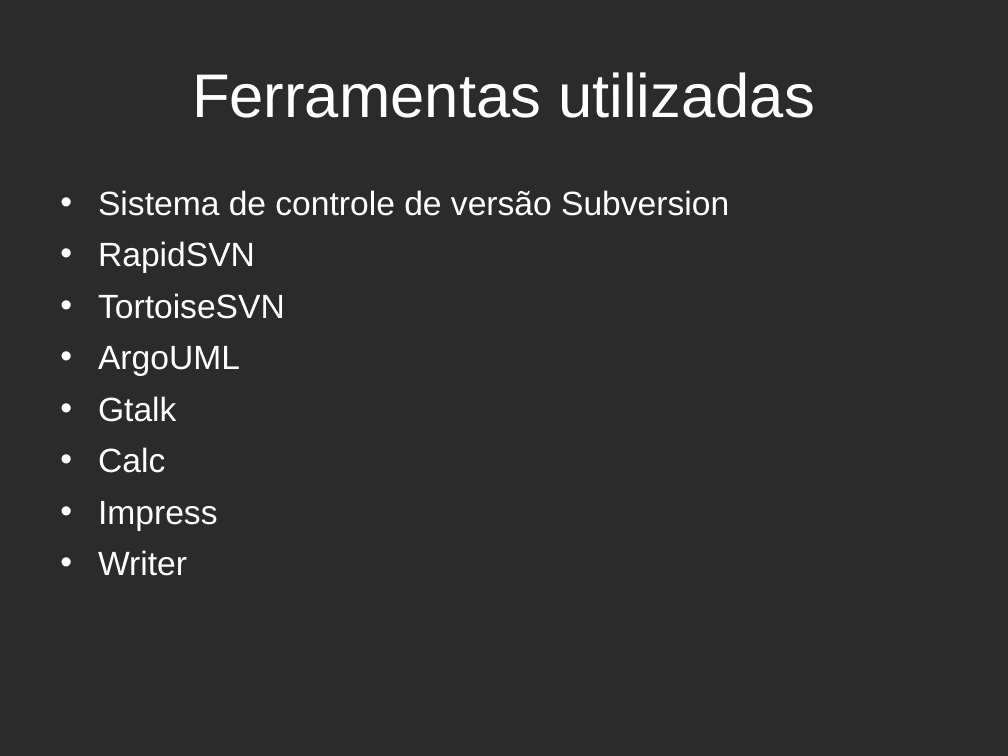
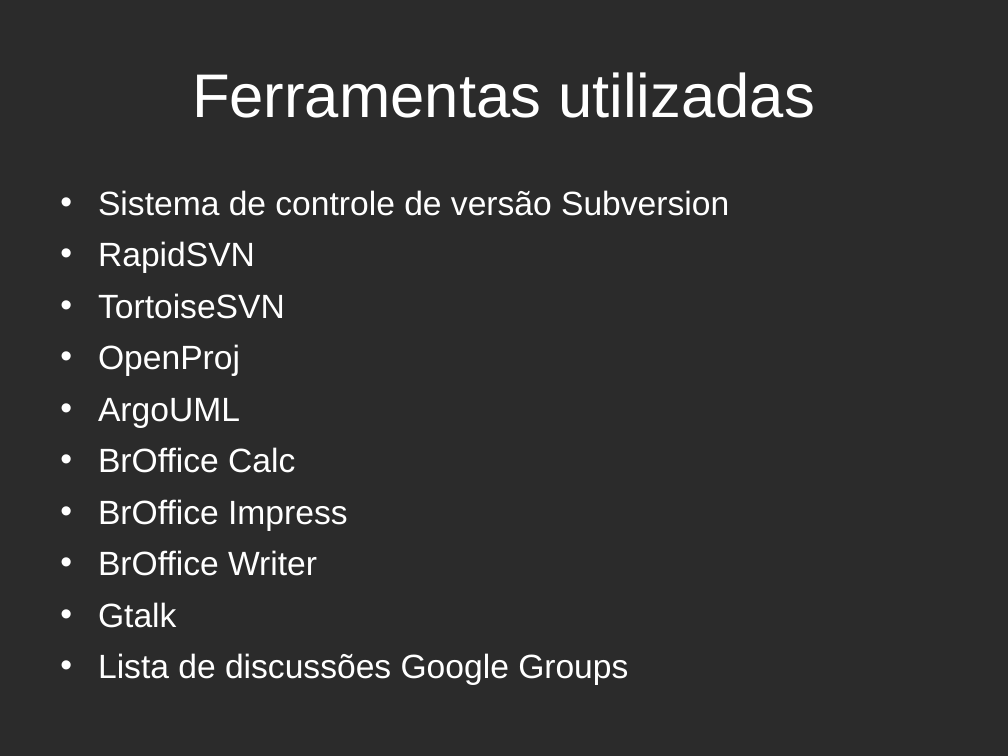
Before and after one commit to Hian-Cintra/fooddeliveryweb, a slide deck: slide 6 of Documentacao/Outros Documentos/Apresentação FoodDeliveryWeb.odp. Drawn at 1008x756 pixels with LibreOffice and Linux fonts; fonts in the diff are those of the drawing; background and template pictures are left out; a plain dark background stands for a picture behind light text. Boxes give left, top, right and bottom in pixels: in the first picture for what was removed or moved away, otherwise in the second. Text is boxed around its words. In the diff, an @@ line names an element or a change of style, - is before the commit and + after.

Commit message:
Artefatos produzidos e atualizacao das ferramentas

```diff
--- a/Documentacao/Outros Documentos/Apresentação FoodDeliveryWeb.odp
+++ b/Documentacao/Outros Documentos/Apresentação FoodDeliveryWeb.odp
@@ text at (98,344,240,376): paragraph added @@
+• OpenProj
@@ text at (98,447,348,576): paragraphs added @@
+• BrOffice Calc
+• BrOffice Impress
+• BrOffice Writer
@@ text at (98,653,628,685): text changed @@
-• Calc
-• Impress
-• Writer
+• Lista de discussões Google Groups
```
Also in this commit, not shown: 1 other slide changed.
